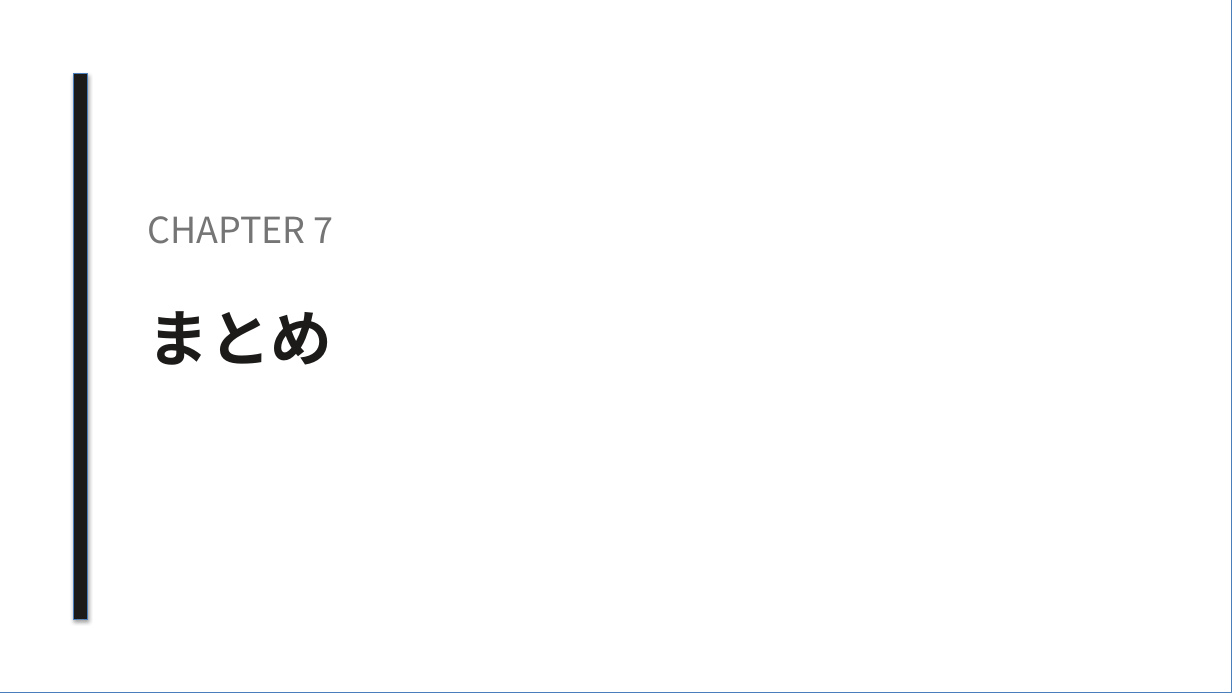
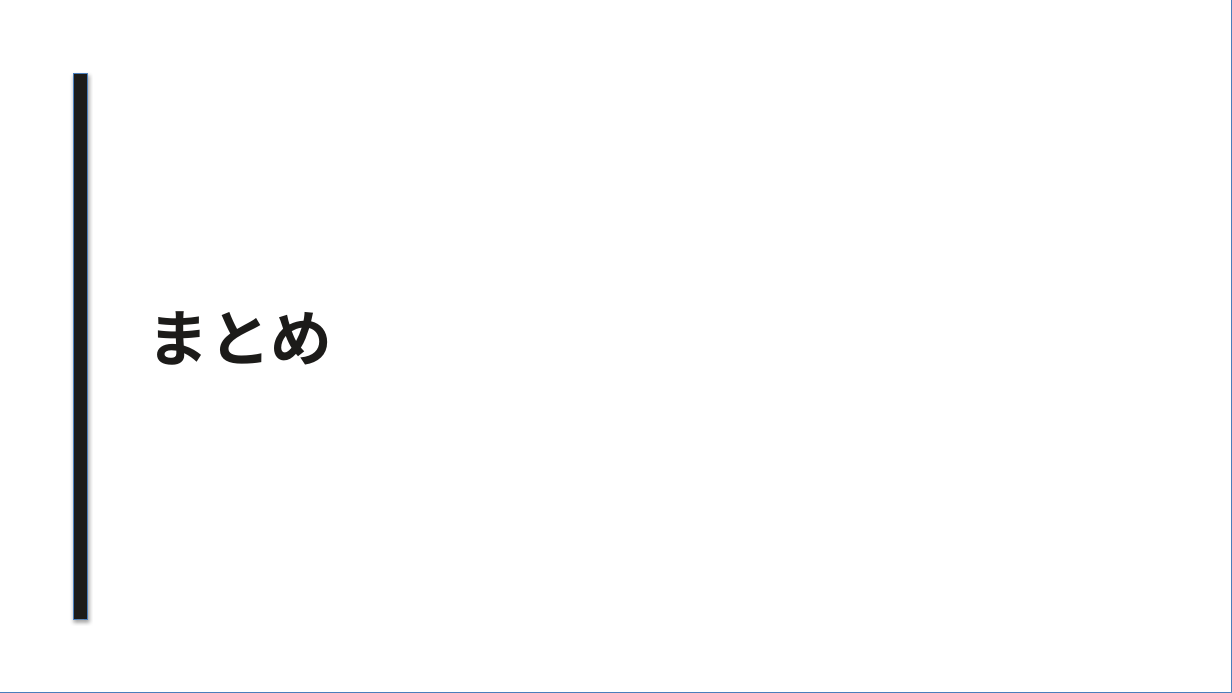
Before and after one commit to xilicrysta/bank-pptx, a slide deck: slide 27 of bank-normal/bank_normal_presentation.pptx. Drawn at 1232x693 pixels with LibreOffice and Linux fonts; fonts in the diff are those of the drawing. Boxes give left, top, right and bottom in pixels: in the first picture for what was removed or moved away, otherwise in the second. Text is boxed around its words. In the diff, an @@ line names an element or a change of style, - is before the commit and + after.

Commit message:
Fix CHAPTER numbering mismatch to align with Agenda (n)

```diff
--- a/bank-normal/bank_normal_presentation.pptx
+++ b/bank-normal/bank_normal_presentation.pptx
@@ text removed at (148,216,334,244) @@
-CHAPTER 7
```
Also in this commit, not shown: 6 other slides changed, 1 other file.
